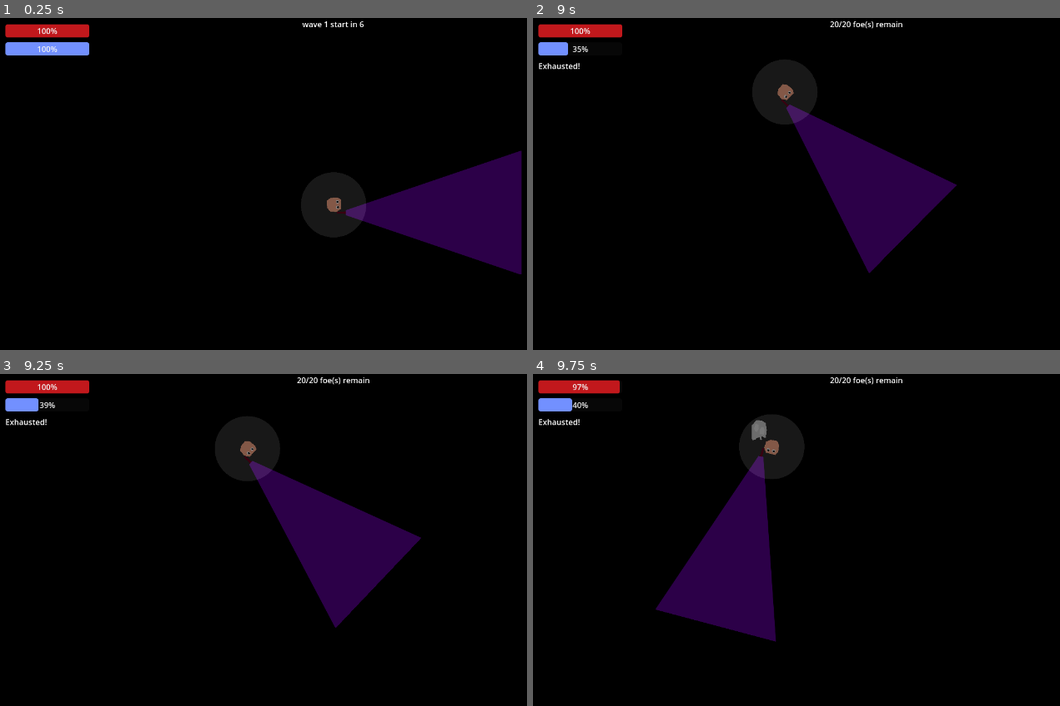
Above: before the commit, frames 1-4 (two rows, left to right).
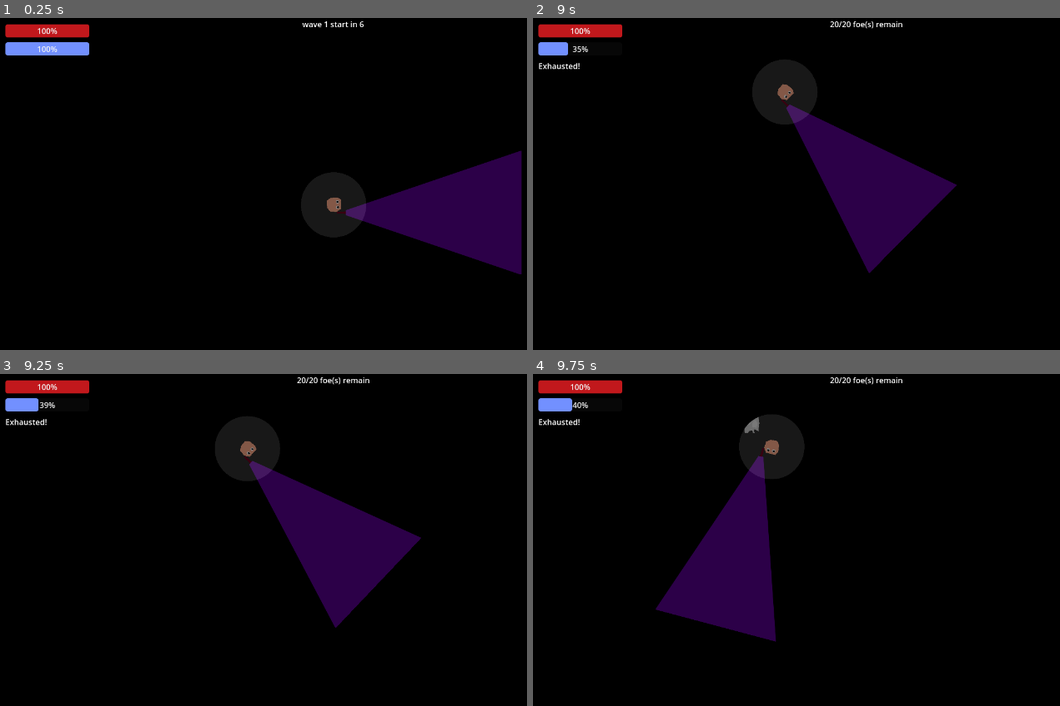
Above: after the commit, the same moments.

Repository: mncc8337/blashout
Game: Godot game, scene res://scenes/main.tscn
Two runs of this game, one before a commit and one after it. Both use one fixed random seed, a clock stepped at 60 frames per second and the inputs below.
Inputs (mouse positions are in pixels of both pictures, inside the frame that each line leads up to):
- Up to frame 1 (0.25 s): no input
- Up to frame 2 (9 s): move the mouse to (833, 280) at 0.52 s; hold Shift (run) 0.53-1.28 s; hold W (up) 0.53-2.03 s; move the mouse to (outside the picture) at 1.27 s; tap Shift (run) every 1.5 s from 1.35 to 8.85 s; tap Enter at 2 s; move the mouse to (664, 147) at 2.02 s; hold Shift (run) 2.03-2.78 s; hold A (left) 2.03-3.53 s; move the mouse to (901, 203) at 2.77 s; move the mouse to (764, 110) at 3.52 s; hold S (down) 3.53-4.28 s; hold Shift (run) 3.53-4.28 s; move the mouse to (1012, 187) at 4.27 s; hold D (right) 4.28-5.03 s; move the mouse to (733, 223) at 5.02 s; hold W (up) 5.03-5.78 s; hold Shift (run) 5.03-5.78 s; move the mouse to (933, 124) at 5.77 s; hold D (right) 5.78-8.03 s; move the mouse to (833, 280) at 6.52 s; hold Shift (run) 6.53-7.28 s; move the mouse to (outside the picture) at 7.27 s; move the mouse to (664, 147) at 8.02 s; hold S (down) 8.03-8.78 s; hold Shift (run) 8.03-8.78 s; move the mouse to (901, 203) at 8.77 s; hold A (left) from 8.78 s (still down)
- Up to frame 3 (9.25 s): keep holding A (left)
- Up to frame 4 (9.75 s): move the mouse to (764, 466) at 9.52 s; release A (left) at 9.53 s; hold W (up) from 9.53 s (still down); hold Shift (run) from 9.53 s (still down)

Frames 1-3 are identical in both runs. In frame 4, 0.2% of the frame differs, in the area x 7-45%, y 1-21%.

Commit message:
earth quake fr

Diff:
--- a/scripts/foe.gd
+++ b/scripts/foe.gd
@@ -6,7 +6,7 @@
 @export var max_health:float = 100
 var health = 100.0
 @export var attack_dmg = 10
-@export var attack_range = 50 # in px
+@export var attack_range = 40 # in px
 @export var attack_cooldown = 1.5
 @onready var player = get_tree().get_root().get_node("main/player")
 var die = false
@@ -33,7 +33,7 @@
 	if is_in_group("foe"):
 		health -= damage
 	else:
-		health -= 0.1
+		health -= 0.05
 	if health <= 0:
 		die = true
 		if is_in_group("foe"):
--- a/scripts/main.gd
+++ b/scripts/main.gd
@@ -19,9 +19,10 @@
 var wave_count:int = 1
 
 enum FOE_CLASS {RANDOM, BIGASS, ROACH}
-enum SKILL {CAT_VISION, STRONGER_LIGHT, LARGER_LIGHT, RUNNER, MEDIC, FURIOUS, TOMB_RAIDER}
-
-var skilllist = [0, 1, 2, 3, 4, 5, 6]
+enum SKILL {CAT_VISION, STRONGER_LIGHT, LARGER_LIGHT, RUNNER, MEDIC, FURIOUS, TOMB_RAIDER, EARTH_QUAKE}
+
+var skilllist = [0, 1, 2, 3, 4, 5, 6, 7]
+var skill_goal:int = 10
 
 var panel1_label
 var panel1_img
@@ -42,15 +43,15 @@
 	elif skill == SKILL.STRONGER_LIGHT:
 		info[0] = "stronger light"
 		info[1] = "res://imgs/skillimg.png"
-		info[2] = "increase your damage to ghost by 10%"
+		info[2] = "increase your damage to ghost by 5%"
 	elif skill == SKILL.LARGER_LIGHT:
 		info[0] = "larger light"
 		info[1] = "res://imgs/skillimg.png"
-		info[2] = "make your light reach 7% further"
+		info[2] = "make your light reach 5% further"
 	elif skill == SKILL.RUNNER:
 		info[0] = "runner"
 		info[1] = "res://imgs/skillimg.png"
-		info[2] = "increase your stamina and your base speed by 7%"
+		info[2] = "increase your stamina and your base speed by 5%"
 	elif skill == SKILL.MEDIC:
 		info[0] = "medic"
 		info[1] = "res://imgs/skillimg.png"
@@ -63,6 +64,10 @@
 		info[0] = "tomb raider"
 		info[1] = "res://imgs/skillimg.png"
 		info[2] = "remove graves by pointing light at it (it takes time)"
+	elif skill == SKILL.EARTH_QUAKE:
+		info[0] = "earth quake"
+		info[1] = "res://imgs/skillimg.png"
+		info[2] = "reduce the number of grave by 25%"
 
 	return info
 
@@ -73,9 +78,9 @@
 			$player.get_node("vision").texture_scale = 15
 			skilllist.erase(SKILL.CAT_VISION)
 	elif skill == SKILL.STRONGER_LIGHT:
-		$player.max_attack_dmg *= 1.1
+		$player.max_attack_dmg *= 1.05
 	elif skill == SKILL.LARGER_LIGHT:
-		$player.get_node("flashlight").scale.x *= 1.07
+		$player.get_node("flashlight").scale.x *= 1.05
 		if $player.get_node("flashlight").scale.x >= 0.5:
 			$player.get_node("flashlight").scale.x = 0.5
 			skilllist.erase(SKILL.LARGER_LIGHT)
@@ -93,12 +98,17 @@
 	elif skill == SKILL.TOMB_RAIDER:
 		$player.tomb_raider = true
 		skilllist.erase(SKILL.TOMB_RAIDER)
+	elif skill == SKILL.EARTH_QUAKE:
+		var all_grave = $graves.get_children()
+		all_grave.shuffle()
+		var num = ceil(all_grave.size() * 0.25)
+		for i in num:
+			all_grave[i].queue_clear()
 
 func choose_skill(x):
 	apply_skill(skilllist[x])
 	$skill_panel.visible = false
 	get_tree().paused = false
-	new_wave()
 
 func choose_skill1(): choose_skill(0)
 func choose_skill2(): choose_skill(1)
@@ -166,11 +176,12 @@
 		foe_instance.attack_dmg = foe_attack_dmg_max * rng.randf_range(0.9, 2.0)
 		foe_instance.SPEED = foe_speed_max * rng.randf_range(0.5, 0.7)
 		foe_instance.max_health = foe_health_max * rng.randf_range(0.9, 1.7)
-		foe_instance.attack_cooldown = foe_attack_cooldown_max * rng.randf_range(0.3, 0.7)
+		foe_instance.attack_cooldown = foe_attack_cooldown_max * rng.randf_range(0.7, 1)
 	elif foe_class == FOE_CLASS.ROACH:
 		foe_instance.attack_dmg = foe_attack_dmg_max * rng.randf_range(0.3, 0.5)
-		foe_instance.SPEED = foe_speed_max * rng.randf_range(2, 5)
-		foe_instance.max_health = foe_health_max * rng.randf_range(0.3, 0.7)
+		foe_instance.SPEED = foe_speed_max * rng.randf_range(2, 4)
+		foe_instance.max_health = foe_health_max * rng.randf_range(0.3, 0.5)
+		foe_instance.attack_cooldown = foe_attack_cooldown_max * rng.randf_range(0.5, 0.7)
 	$foes.add_child(foe_instance)
 
 	foe_spawned += 1
@@ -208,6 +219,10 @@
 		$UI/info.text = str(current_foe_count_max - foe_killed) + '/' + str(current_foe_count_max) + " foe(s) remain"
 
 	if foe_killed == current_foe_count_max:
+		new_wave()
+
+	if foe_killed_total == skill_goal:
+		skill_goal += 20
 		get_tree().paused = true
 
 		skilllist.shuffle()
--- a/scripts/player.gd
+++ b/scripts/player.gd
@@ -2,8 +2,6 @@
 @onready var main = get_tree().get_root().get_node("main")
 
 signal someone_attack_me_help(damage)
-
-const SPEED = 600.0
 const FRICTION = 0.1
 
 var viewport
@@ -12,6 +10,7 @@
 var current_dir = Vector2(1, 0)
 var is_running = false
 
+@export var SPEED:float = 600.0
 @export var audio_stream: AudioStream
 @export var max_attack_dmg:float = 10
 @export var healing_time:float = 30
